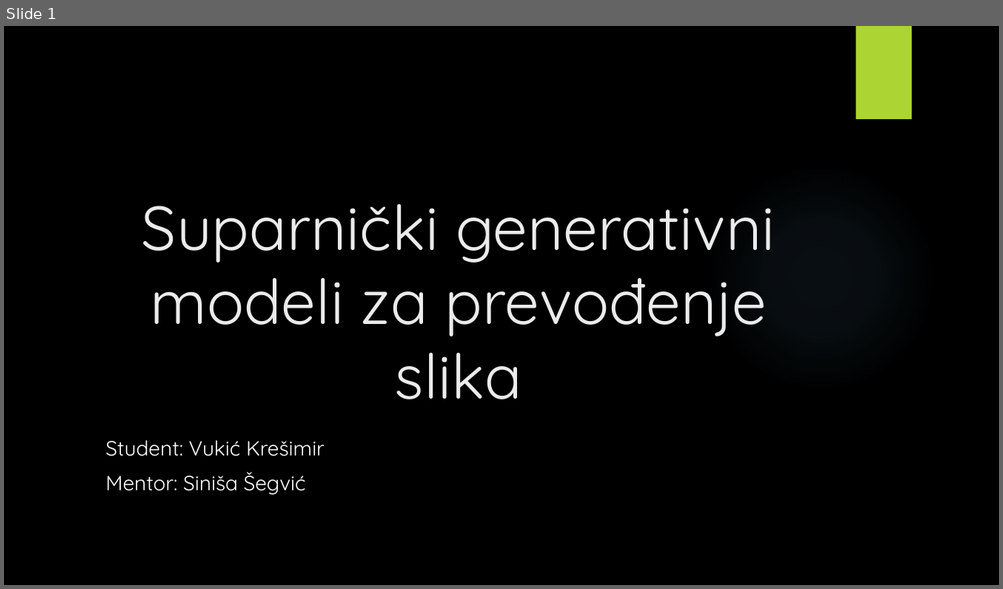
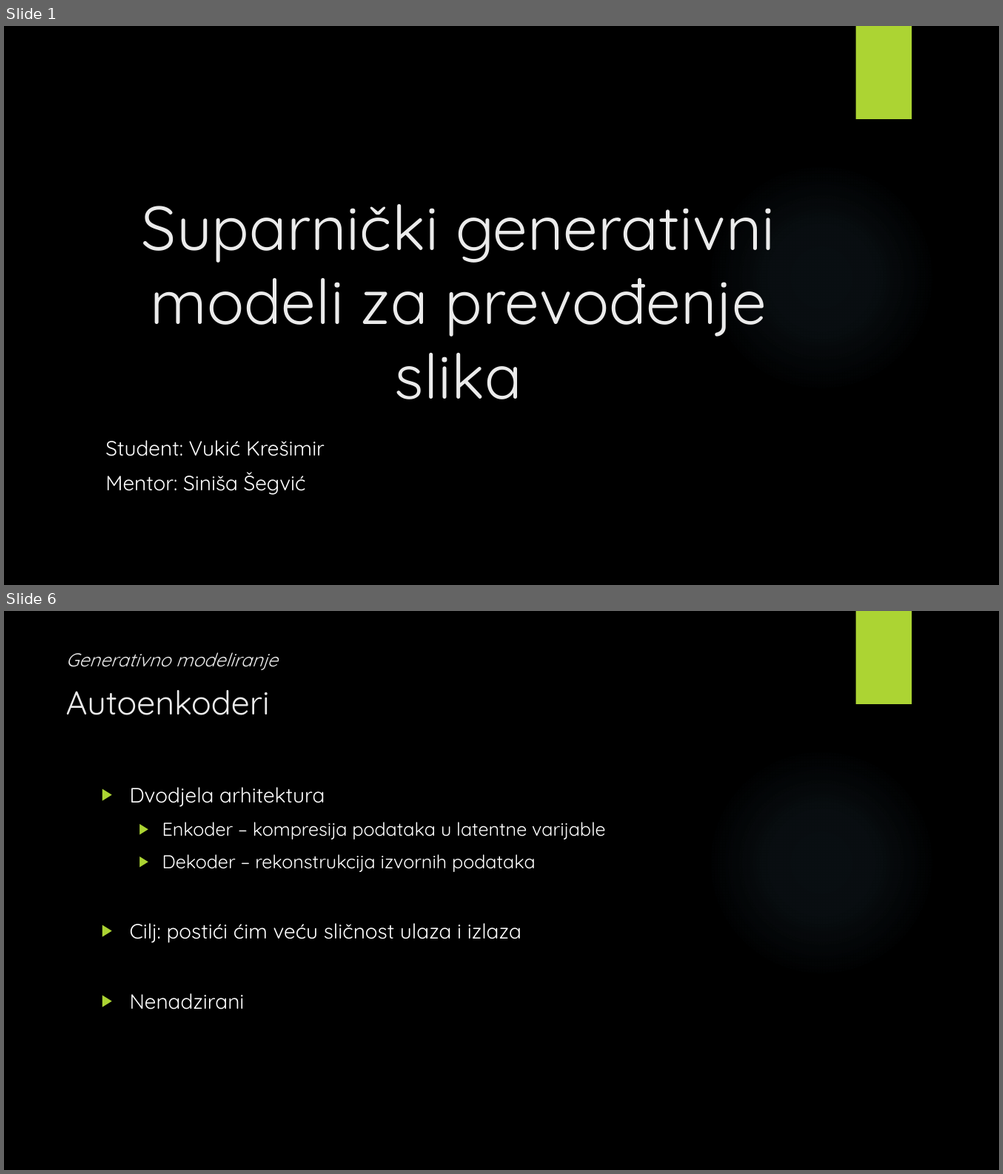
Before and after one commit to v-silverfin/fer-graduate-seminar, a slide deck: kvukic-seminar-presentation-2018.pptx. Shown one above the other, each under a label of ours: slide 1 before the commit, slides 1 and 6 after it; the slides between them are not shown. The pictures are 1003x589 and 1003x1174 pixels, drawn with LibreOffice and Linux fonts; fonts in the diff are those of the drawing; background and template pictures are left out. Boxes give left, top, right and bottom in pixels: in the first picture for what was removed or moved away, otherwise in the second. Text is boxed around its words. In the diff, an @@ line names an element or a change of style, - is before the commit and + after.

```diff
--- a/kvukic-seminar-presentation-2018.pptx
+++ b/kvukic-seminar-presentation-2018.pptx
@@ slide 6 added at <box>4,611,999,1170</box>, background picture (left out); not listed: 2 template elements that a slide beside it also shows @@
@@ text added at <box>66,652,278,670</box>, 18 pt, text #EBEBEB, italic @@
+Generativno modeliranje
@@ title added at <box>66,690,270,715</box>, 32 pt, text #EBEBEB @@
+Autoenkoderi
@@ text added at <box>130,787,606,1010</box>, 18 pt, text #FFFFFF @@
+▶ Dvodjela arhitektura
+  ▶ Enkoder – kompresija podataka u latentne varijable
+  ▶ Dekoder – rekonstrukcija izvornih podataka
+▶ Cilj: postići ćim veću sličnost ulaza i izlaza
+▶ Nenadzirani
```
Also in this commit, not shown: 5 slides changed, 18 other slides added, 4 slides removed, 2 other files.
